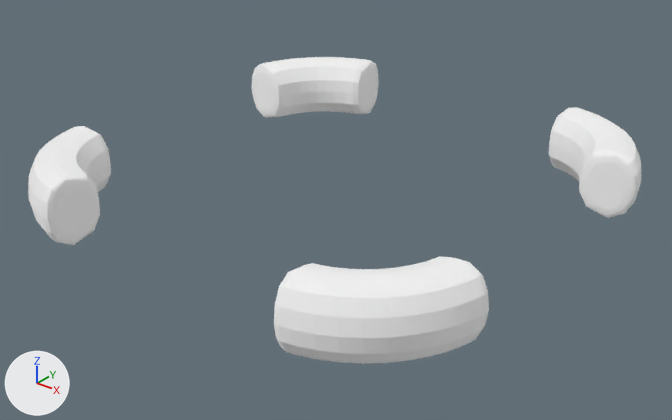
A saved change to the glTF model Slime_game/assets/GLTFModels/CursorOption2.glb.
One viewpoint serves both versions: a 50 mm lens placed at (2.29, -2.89, 1.75), pointed at (0.03, -0.07, 0.0). Arrows for +X, +Y and +Z are at lower left; the lights stay in place.

The older version as bpy lines, for what is in view:
```python
mat_material_001 = principled_material('Material.001')
mat_material_001.base_color = (1.0, 1.0, 1.0)  # white #ffffff
mat_material_001.metallic = 1.0
mat_material_001.roughness = 1.0
me_torus = bpy.data.meshes.new('Torus')
me_torus.from_pydata(...)  # 1304 vertices, 2704 faces; spans x -1.1..1.06, y -1.1..1.06, z 0.04..0.35
me_torus.materials.append(mat_material_001)  # white #ffffff
ob_torus = bpy.data.objects.new('Torus', me_torus)
ob_torus.location = (0.017, 0.02, -0.05)
```
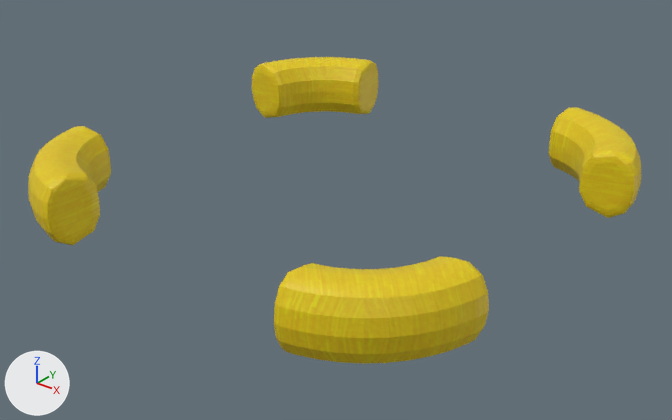
Changed parts and their boxes (x1, y1, x2, y2) in the pictures (672 x 420 px):
'Torus', surface changed (white to yellow): (28, 57, 641, 364) in both

The edits, one by one:
Picture 'Torus' (img_torus) is new.
In material 'Material.001' (mat_material_001), base_color is no longer (1.0, 1.0, 1.0), white #ffffff.
In material 'Material.001' (mat_material_001), metallic goes from 1.0 to 0.0.
In material 'Material.001' (mat_material_001), roughness goes from 1.0 to 0.5.
In material 'Material.001' (mat_material_001), texture is now set to img_torus.
